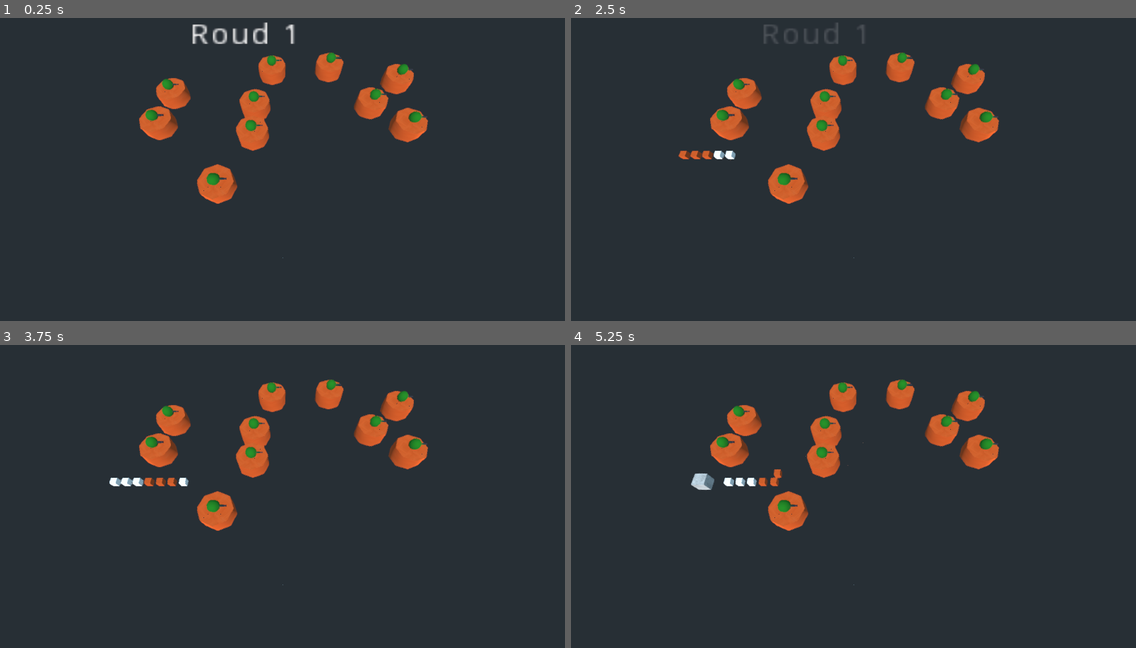
Above: before the commit, frames 1-4 (two rows, left to right).
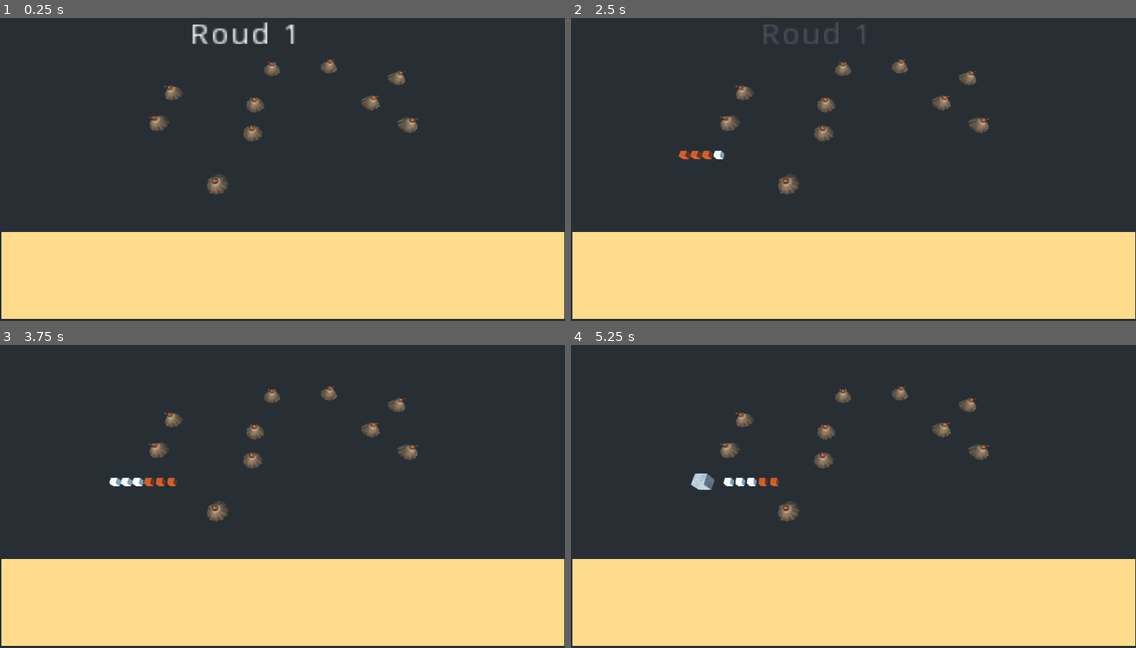
Above: after the commit, the same moments.

Repository: dequevedo/GameOff2021
Game: Godot game, scene res://Scenes/Mapa1.tscn
Two runs of this game, one before a commit and one after it. Both use one fixed random seed, a clock stepped at 60 frames per second and the inputs below.
Inputs:
- Up to frame 1 (0.25 s): no input
- Up to frame 2 (2.5 s): tap Enter at 0.5, 2 s; tap Space at 1.25 s
- Up to frame 3 (3.75 s): tap Space at 2.75 s; tap Enter at 3.5 s
- Up to frame 4 (5.25 s): no input

The runs differ from the first frame. In frame 1, 34% of the frame differs, in the area x 0-100%, y 11-100%; in frame 2, 34%; in frame 3, 34%; in frame 4, 34%.

Commit message:
Ant no lugar da torreta

Diff:
--- /dev/null
+++ b/Scenes/Ant_01.tscn
@@ -0,0 +1,7 @@
+[gd_scene load_steps=2 format=2]
+
+[ext_resource path="res://Models/Formiga_01/Formiga_01.dae" type="PackedScene" id=1]
+
+[node name="Spatial" type="Spatial"]
+
+[node name="Formiga_01" parent="." instance=ExtResource( 1 )]
--- a/Scenes/Armas/Bulet.tscn
+++ b/Scenes/Armas/Bulet.tscn
@@ -12,10 +12,11 @@
 [node name="Bulet" type="Area" groups=[
 "BULET",
 ]]
+transform = Transform( 30.6432, 0, 0, 0, 30.6432, 0, 0, 0, 30.6432, 0, 0, 0 )
 script = ExtResource( 2 )
 
 [node name="CSGSphere" type="CSGSphere" parent="."]
-radius = 0.1
+radius = 0.3
 material = SubResource( 1 )
 
 [node name="CollisionShape" type="CollisionShape" parent="."]
--- a/Scenes/Armas/Formiga1.tscn
+++ b/Scenes/Armas/Formiga1.tscn
@@ -1,17 +1,7 @@
-[gd_scene load_steps=7 format=2]
+[gd_scene load_steps=3 format=2]
 
-[ext_resource path="res://Texturas/Plastic 007/Plastic007_1K_Color.jpg" type="Texture" id=1]
+[ext_resource path="res://Scenes/Ant_01.tscn" type="PackedScene" id=1]
 [ext_resource path="res://Scripts/Formiga1.gd" type="Script" id=2]
-[ext_resource path="res://Texturas/Metal 027/Metal027_1K_Color.jpg" type="Texture" id=3]
-
-[sub_resource type="SpatialMaterial" id=1]
-albedo_texture = ExtResource( 1 )
-
-[sub_resource type="SpatialMaterial" id=2]
-albedo_color = Color( 0.0941176, 0.458824, 0.0745098, 1 )
-
-[sub_resource type="SpatialMaterial" id=3]
-albedo_texture = ExtResource( 3 )
 
 [node name="Formiga1" type="Spatial"]
 script = ExtResource( 2 )
@@ -19,25 +9,14 @@
 [node name="Shot" type="Timer" parent="."]
 autostart = true
 
-[node name="corpo" type="Spatial" parent="."]
+[node name="Spatial" parent="." instance=ExtResource( 1 )]
 
-[node name="base" type="CSGCylinder" parent="corpo"]
-radius = 0.267493
-height = 0.254897
-material = SubResource( 1 )
+[node name="Formiga_01" parent="Spatial" index="0"]
+transform = Transform( 0.02, 0, 0, 0, 0.02, 0, 0, 0, 0.02, 0, 0, 0 )
 
-[node name="cabeca" type="CSGSphere" parent="corpo/base"]
-transform = Transform( 1, 0, 0, 0, 1, 0, 0, 0, 1, 0, 0.219606, 0 )
-radius = 0.0928648
-material = SubResource( 2 )
-
-[node name="boca" type="CSGCylinder" parent="corpo/base/cabeca"]
-transform = Transform( 0.011484, 0.999934, 0, -0.999934, 0.011484, 0, 0, 0, 1, 0.137594, 0.00328907, 0 )
-radius = 0.0154866
-height = 0.1
-material = SubResource( 3 )
-
-[node name="Position3D" type="Position3D" parent="corpo/base/cabeca"]
-transform = Transform( 1, 0, 0, 0, 1, 0, 0, 0, 1, 0.188046, 0.00179279, 0 )
+[node name="Bulet_position" type="Position3D" parent="."]
 
 [connection signal="timeout" from="Shot" to="." method="_on_Shot_timeout"]
+
+[editable path="Spatial"]
+[editable path="Spatial/Formiga_01"]
--- a/Scenes/Mapa1.tscn
+++ b/Scenes/Mapa1.tscn
@@ -13,7 +13,7 @@
 resource_name = "sumir"
 length = 3.0
 tracks/0/type = "value"
-tracks/0/path = NodePath("Label:modulate")
+tracks/0/path = NodePath("Round_titulo:modulate")
 tracks/0/interp = 1
 tracks/0/loop_wrap = true
 tracks/0/imported = false
@@ -76,14 +76,14 @@
 [node name="Formiga10" parent="." instance=ExtResource( 2 )]
 transform = Transform( 10.85, 0, 0, 0, 10.85, 0, 0, 0, 10.85, 60.3, 0, -14.8 )
 
-[node name="Control" type="Control" parent="."]
+[node name="Interface" type="Control" parent="."]
 margin_right = 40.0
 margin_bottom = 40.0
 __meta__ = {
 "_edit_use_anchors_": false
 }
 
-[node name="Label" type="Label" parent="Control"]
+[node name="Round_titulo" type="Label" parent="Interface"]
 modulate = Color( 1, 1, 1, 0 )
 margin_left = 643.455
 margin_top = 62.2724
@@ -95,8 +95,25 @@
 "_edit_use_anchors_": false
 }
 
-[node name="AnimationPlayer" type="AnimationPlayer" parent="Control"]
+[node name="AnimationPlayer" type="AnimationPlayer" parent="Interface"]
 anims/sumir = SubResource( 2 )
+
+[node name="Store" type="Control" parent="Interface"]
+margin_right = 40.0
+margin_bottom = 40.0
+__meta__ = {
+"_edit_use_anchors_": false
+}
+
+[node name="ColorRect" type="ColorRect" parent="Interface/Store"]
+margin_left = 2.0
+margin_top = 777.0
+margin_right = 1918.0
+margin_bottom = 1072.0
+color = Color( 1, 0.866667, 0.552941, 1 )
+__meta__ = {
+"_edit_use_anchors_": false
+}
 
 [connection signal="timeout" from="SpawnTime" to="." method="_on_SpawnTime_timeout"]
 [connection signal="timeout" from="Rodada" to="." method="_on_Rodada_timeout"]
--- a/Scripts/Formiga1.gd
+++ b/Scripts/Formiga1.gd
@@ -13,11 +13,11 @@
 
 func _on_Shot_timeout():
 	var bulet_ = bulet.instance()
-	bulet_.global_transform.origin = $corpo/base/cabeca/Position3D.global_transform.origin
+	bulet_.global_transform.origin = $Bulet_position.global_transform.origin
 	bulet_.targuet = get_parent().get_child(0).get_child(0)
 
 	get_parent().add_child(bulet_)
-	#$corpo/base/cabeca.set_radius($corpo/base/cabeca.rotation_degrees.angle_to(bulet_.targuet.translation)+45)
+	#$Spatial/Formiga_01.set_radius($Spatial/Formiga_01.rotation_degrees.angle_to(bulet_.targuet.translation)+45)
 
 
 	pass
--- a/Scripts/Mapa1.gd
+++ b/Scripts/Mapa1.gd
@@ -19,8 +19,8 @@
 
 func rodada():
 
-	$Control/Label.text = str("Roud ",rodadaCont+1 )
-	$Control/AnimationPlayer.play("sumir")
+	$Interface/Round_titulo.text = str("Roud ",rodadaCont+1 )
+	$Interface/AnimationPlayer.play("sumir")
 	for i in rodadas[rodadaCont]:
 		var new_bug
 
